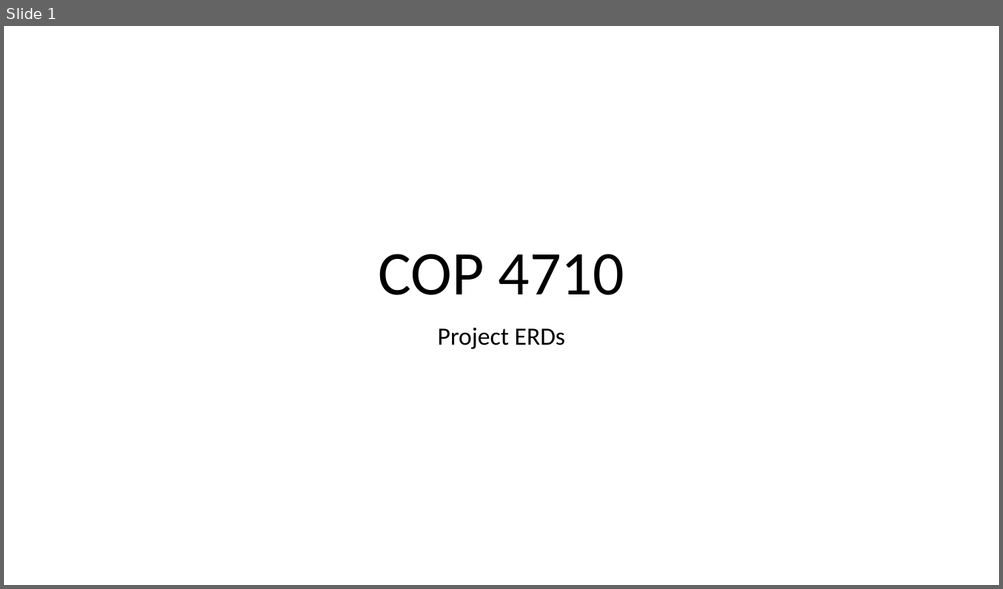
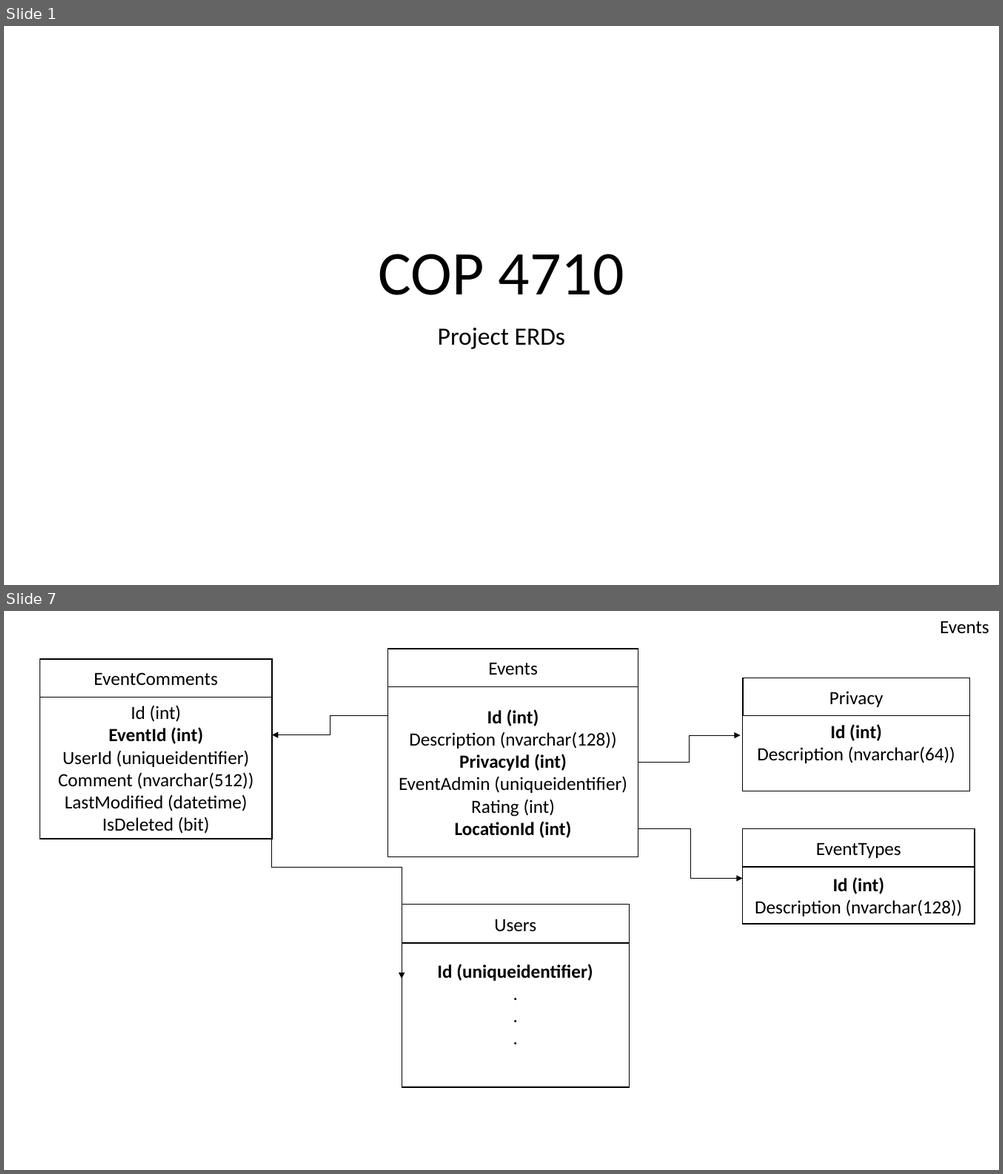
Before and after one commit to Chandler24/COP-4710-Semester-Project, a slide deck: Docs/ERD's (Draft).pptx. Shown one above the other, each under a label of ours: slide 1 before the commit, slides 1 and 7 after it; the slides between them are not shown. The pictures are 1003x589 and 1003x1174 pixels, drawn with LibreOffice and Linux fonts; fonts in the diff are those of the drawing. Boxes give left, top, right and bottom in pixels: in the first picture for what was removed or moved away, otherwise in the second. Text is boxed around its words. In the diff, an @@ line names an element or a change of style, - is before the commit and + after.

```diff
--- a/Docs/ERD's (Draft).pptx
+++ b/Docs/ERD's (Draft).pptx
@@ slide 7 added at (x1=4, y1=611, x2=999, y2=1170), background #FFFFFF @@
@@ text added at (x1=939, y1=621, x2=989, y2=634), 18 pt, text #000000 @@
+Events
@@ rectangle added at (x1=388, y1=649, x2=638, y2=687), fill #FFFFFF, outline #000000 1 pt, 18 pt, text #000000 @@
+Events
@@ rectangle added at (x1=40, y1=659, x2=272, y2=697), fill #FFFFFF, outline #000000 1 pt, 18 pt, text #000000 @@
+EventComments
@@ rectangle added at (x1=40, y1=698, x2=272, y2=840), fill #FFFFFF, outline #000000 1 pt, 18 pt, text #000000 @@
+Id (int)
+EventId (int)
+UserId (uniqueidentifier)
+Comment (nvarchar(512))
+LastModified (datetime)
+IsDeleted (bit)
@@ rectangle added at (x1=388, y1=687, x2=638, y2=857), fill #FFFFFF, outline #000000 1 pt, 18 pt, text #000000 @@
+Id (int)
+Description (nvarchar(128))
+PrivacyId (int)
+EventAdmin (uniqueidentifier)
+Rating (int)
+LocationId (int)
@@ rectangle added at (x1=743, y1=678, x2=970, y2=717), fill #FFFFFF, outline #000000 1 pt, 18 pt, text #000000 @@
+Privacy
@@ elbow arrow added from (388, 716) to (272, 735), #000000 0.5 pt @@
@@ rectangle added at (x1=743, y1=716, x2=970, y2=792), fill #FFFFFF, outline #000000 1 pt, 18 pt, text #000000 @@
+Id (int)
+Description (nvarchar(64))
@@ elbow arrow added from (638, 763) to (740, 735), #000000 0.5 pt @@
@@ elbow arrow added from (272, 756) to (401, 979), #000000 0.5 pt @@
@@ elbow arrow added from (638, 829) to (743, 879), #000000 0.5 pt @@
@@ rectangle added at (x1=743, y1=829, x2=975, y2=867), fill #FFFFFF, outline #000000 1 pt, 18 pt, text #000000 @@
+EventTypes
@@ rectangle added at (x1=743, y1=867, x2=975, y2=923), fill #FFFFFF, outline #000000 1 pt, 18 pt, text #000000 @@
+Id (int)
+Description (nvarchar(128))
@@ rectangle added at (x1=401, y1=905, x2=629, y2=944), fill #FFFFFF, outline #000000 1 pt, 18 pt, text #000000 @@
+Users
@@ rectangle added at (x1=401, y1=944, x2=629, y2=1088), fill #FFFFFF, outline #000000 1 pt, 18 pt, text #000000, bold @@
+Id (uniqueidentifier)
+.
+.
+.
```
Also in this commit, not shown: 1 slide changed, 5 other slides added.
